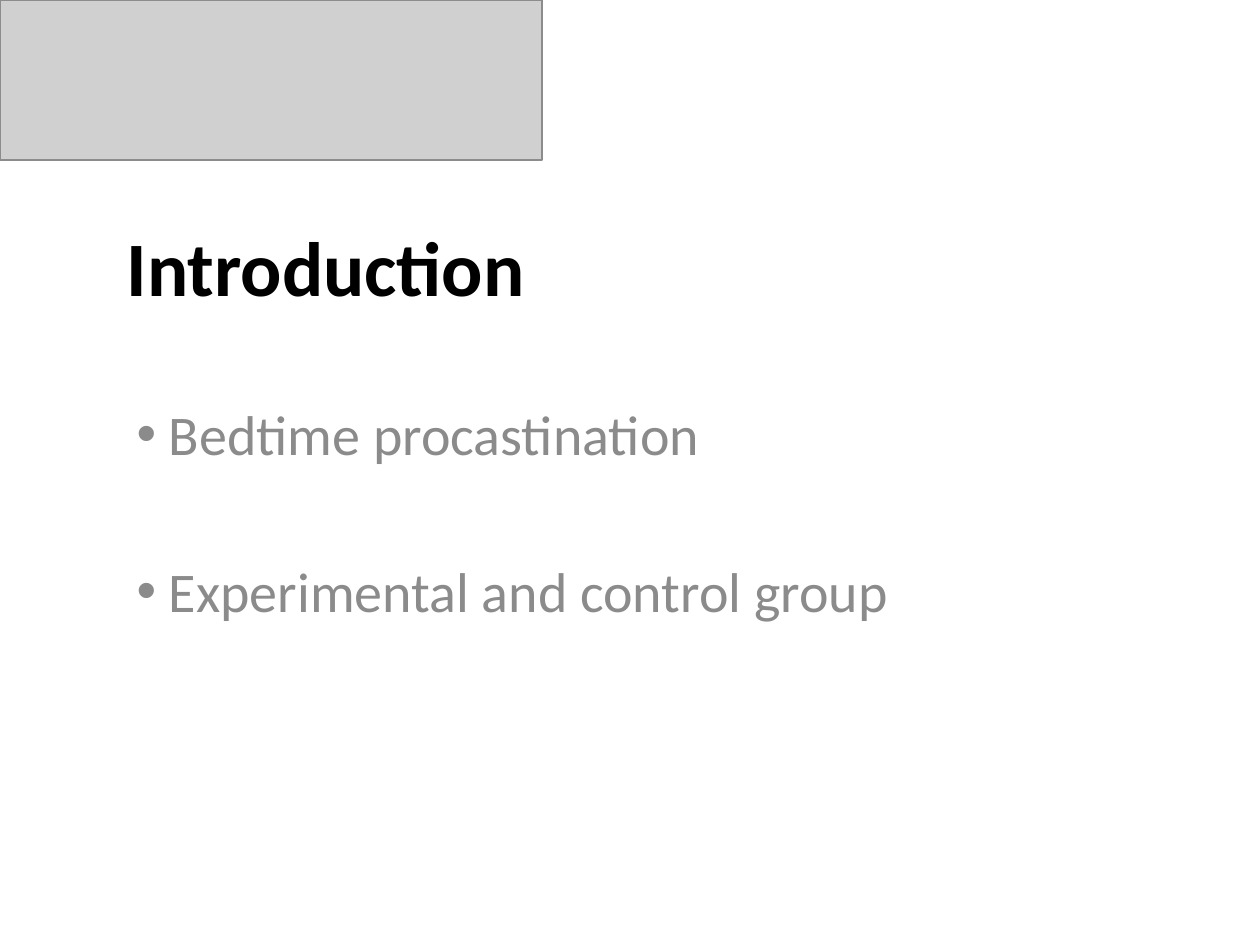
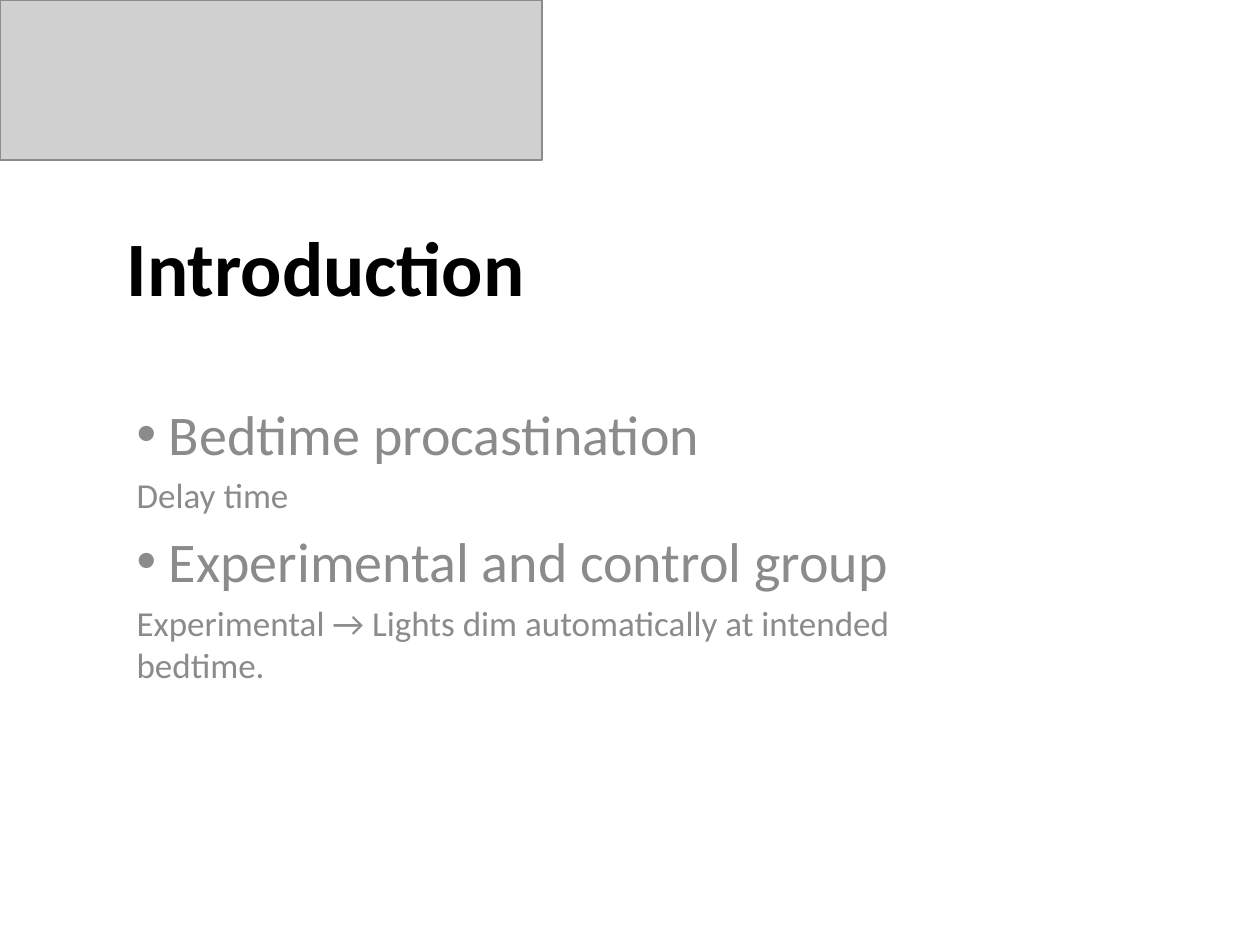
Before and after one commit to JesseSchouten/Project_Big_Data, a slide deck: slide 3 of Report/Presentation.pptx. Drawn at 1260x945 pixels with LibreOffice and Linux fonts; fonts in the diff are those of the drawing; grey boxes stand for pictures. Boxes give left, top, right and bottom in pixels: in the first picture for what was removed or moved away, otherwise in the second. Text is boxed around its words. In the diff, an @@ line names an element or a change of style, - is before the commit and + after.

```diff
--- a/Report/Presentation.pptx
+++ b/Report/Presentation.pptx
@@ subtitle at bbox=[137, 484, 289, 514]: paragraph added @@
+Delay time
@@ subtitle at bbox=[137, 612, 889, 678]: paragraph added @@
+Experimental → Lights dim automatically at intended bedtime.
```
Also in this commit, not shown: 2 other slides changed, 9 slides added, 5 slides removed, 1 other file.
